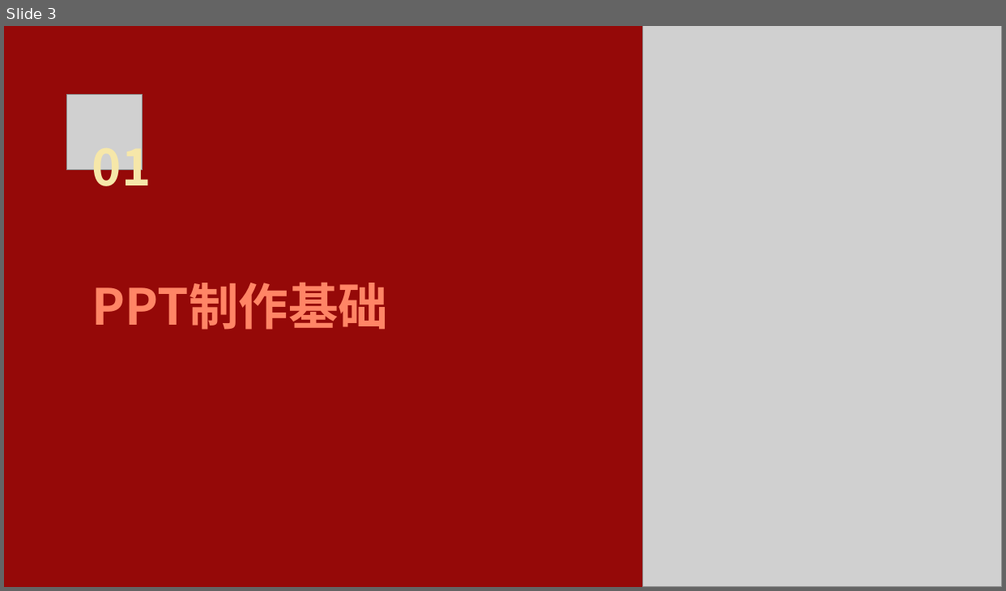
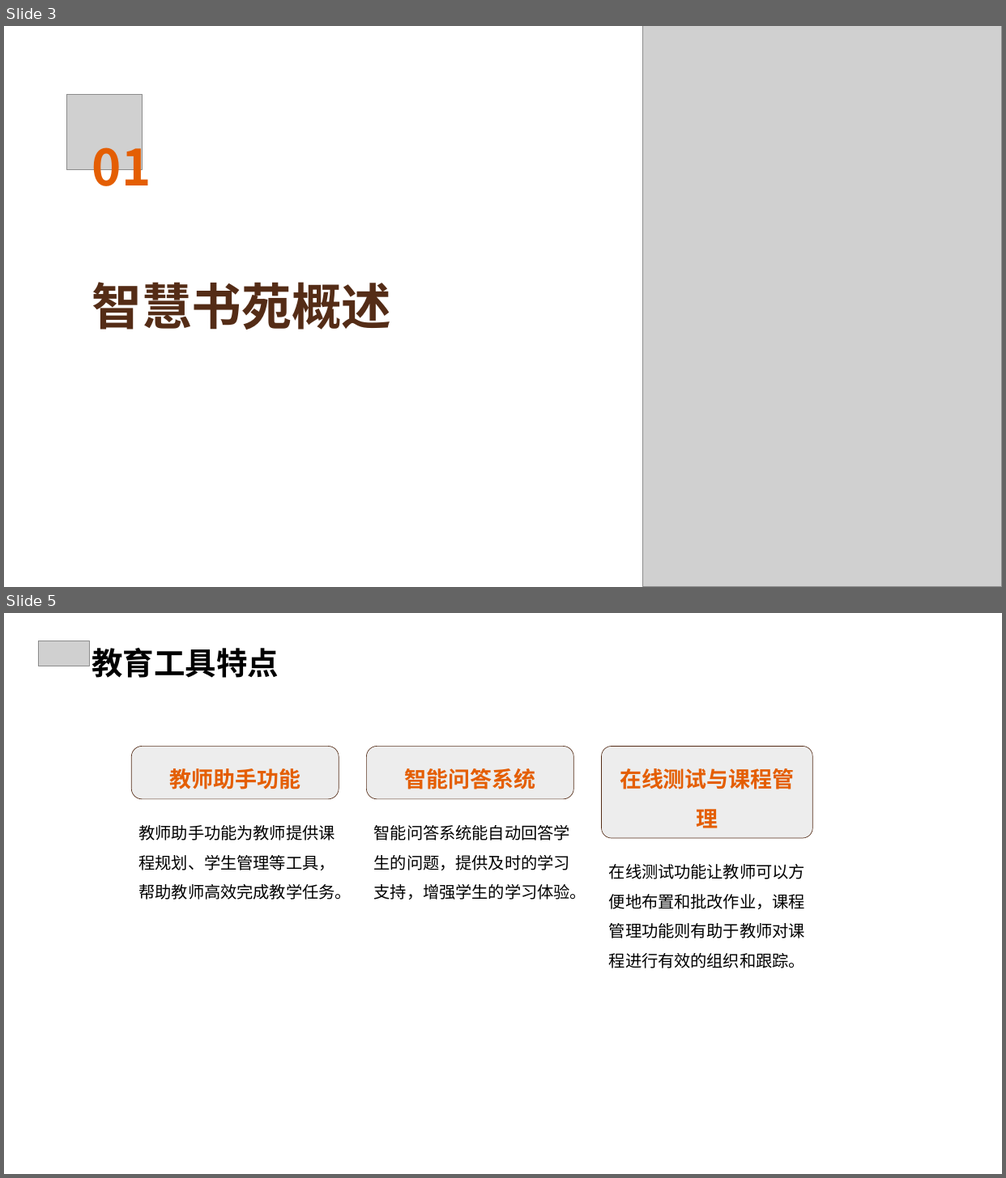
Before and after one commit to FlashLizard/Intelligent_Learning_Platform, a slide deck: src/generate_ppt/generate_ppt/ppttmp.ppt. Shown one above the other, each under a label of ours: slide 3 before the commit, slides 3 and 5 after it; the slides between them are not shown. The pictures are 1006x591 and 1006x1178 pixels, drawn with LibreOffice and Linux fonts; fonts in the diff are those of the drawing; grey boxes stand for pictures; background and template pictures are left out. Boxes give left, top, right and bottom in pixels: in the first picture for what was removed or moved away, otherwise in the second. Text is boxed around its words. In the diff, an @@ line names an element or a change of style, - is before the commit and + after.

```diff
--- a/src/generate_ppt/generate_ppt/ppttmp.ppt
+++ b/src/generate_ppt/generate_ppt/ppttmp.ppt
@@ slide 5 added at [4, 613, 1002, 1174], background picture (left out) @@
@@ picture added at [39, 641, 89, 666] @@
@@ text added at [91, 648, 279, 678], 30 pt, text #000000, bold @@
+教育工具特点
@@ rounded rectangle added at [131, 747, 339, 799], fill #EDEDED, outline #542C16 0.5 pt, 21 pt, text #E45E03, bold @@
+教师助手功能
@@ rounded rectangle added at [366, 747, 573, 799], fill #EDEDED, outline #542C16 0.5 pt, 21 pt, text #E45E03, bold @@
+智能问答系统
@@ rounded rectangle added at [602, 747, 812, 838], fill #EDEDED, outline #542C16 0.5 pt, 21 pt, text #E45E03, bold @@
+在线测试与课程管理
@@ text added at [139, 825, 351, 900], 15.8 pt, text #000000 @@
+教师助手功能为教师提供课程规划、学生管理等工具，帮助教师高效完成教学任务。
@@ text added at [374, 825, 586, 900], 15.8 pt, text #000000 @@
+智能问答系统能自动回答学生的问题，提供及时的学习支持，增强学生的学习体验。
@@ text added at [609, 864, 805, 969], 15.8 pt, text #000000 @@
+在线测试功能让教师可以方便地布置和批改作业，课程管理功能则有助于教师对课程进行有效的组织和跟踪。
@@ slide 3 changed as well @@
@@ background #950908 to #FFFFFF @@
@@ text "01" at [92, 135, 151, 199]: text colour #F6E7A9 to #E45E03 @@
@@ text at [92, 282, 392, 330]: text changed; text colour #FF8566 to #542C16 @@
-PPT制作基础
+智慧书苑概述
```
Also in this commit, not shown: 5 other slides changed, 20 other slides added, 23 slides removed, 36 other files.
